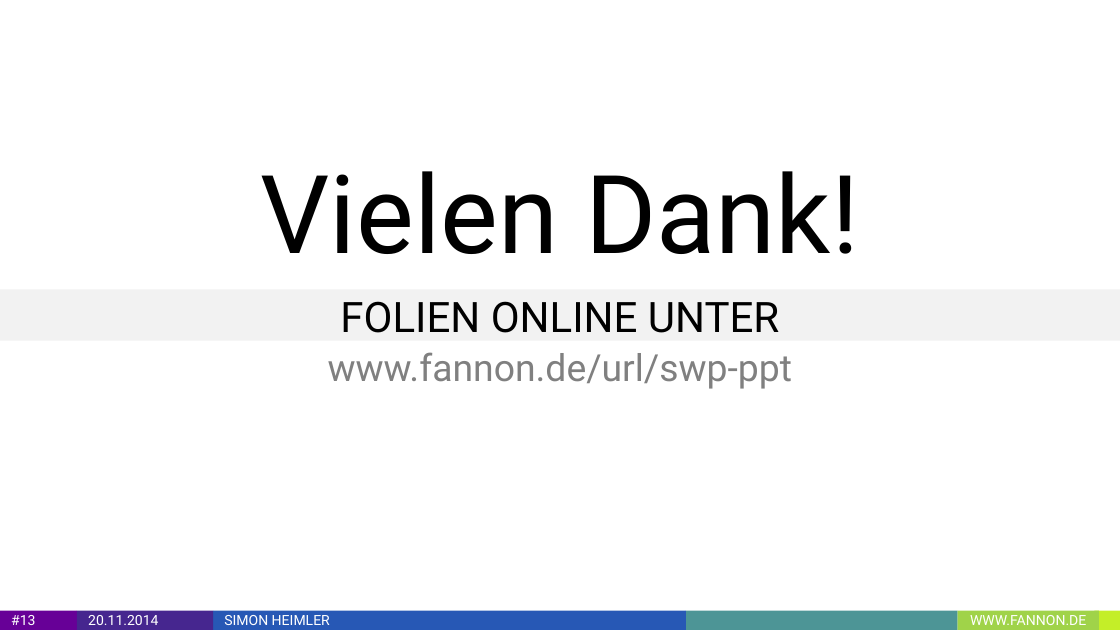
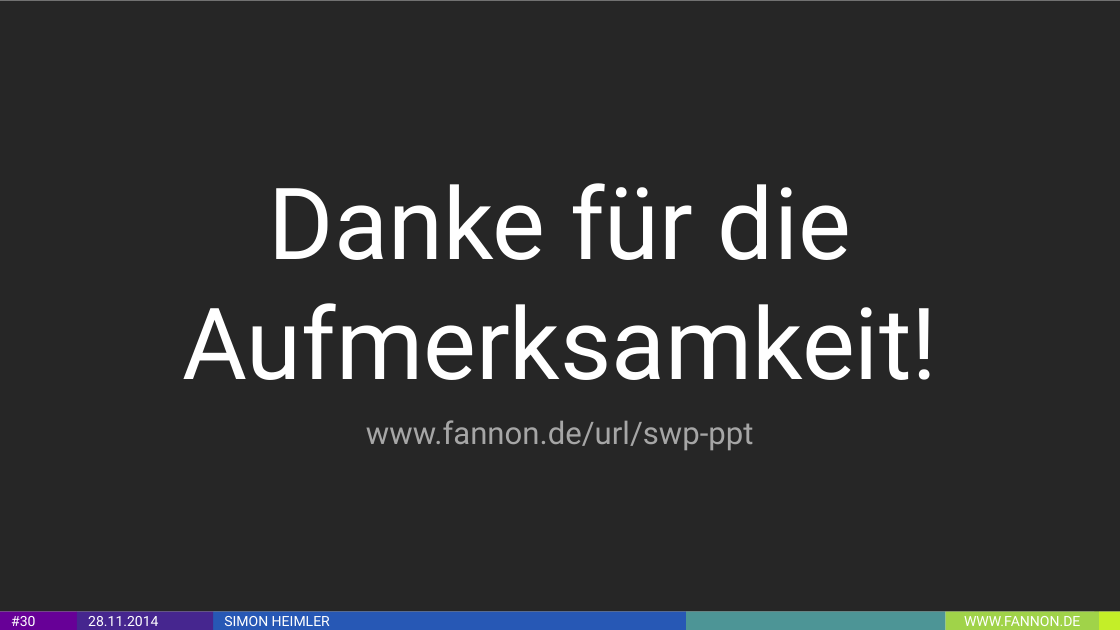
Before and after one commit to Fannon/SemanticWebParadigmen, a slide deck: slide 30 of Semantic Web Paradigmen PPT.pptx (slide 13 before the commit). Drawn at 1120x630 pixels with LibreOffice and Linux fonts; fonts in the diff are those of the drawing. Boxes give left, top, right and bottom in pixels: in the first picture for what was removed or moved away, otherwise in the second. Text is boxed around its words. In the diff, an @@ line names an element or a change of style, - is before the commit and + after.

```diff
--- a/Semantic Web Paradigmen PPT.pptx
+++ b/Semantic Web Paradigmen PPT.pptx
@@ rectangle: place and size @@
-rectangle at [0,289,1120,340]
+rectangle at [0,0,1120,612]
@@ rectangle at [0,0,1120,612]: fill #F2F2F2 to #262626 @@
@@ title at [182,183,937,380]: text changed; size 70 to 64 pt; text colour #000000 to #FFFFFF @@
-Vielen Dank!
+Danke für die Aufmerksamkeit!
@@ text removed at [340,301,779,333] @@
-FOLIEN ONLINE UNTER
@@ text "www.fannon.de/url/swp-ppt": place and size @@
-text "www.fannon.de/url/swp-ppt" at [328,352,792,389]
+text "www.fannon.de/url/swp-ppt" at [366,420,754,451]
@@ text "www.fannon.de/url/swp-ppt" at [366,420,754,451]: size 24 to 20 pt, text colour #808080 to #A6A6A6 @@
@@ page number removed at [0,610,77,629] @@
-#13
@@ page number added at [0,612,77,630], fill #670097, 9 pt, text #FFFFFF @@
+#30
@@ text in rectangle at [88,616,158,626]: text changed @@
-20.11.2014
+28.11.2014
@@ rectangle: place and size @@
-rectangle at [685,610,956,629]
+rectangle at [685,612,945,630]
@@ rectangle "WWW.FANNON.DE": place and size @@
-rectangle "WWW.FANNON.DE" at [958,610,1099,629]
+rectangle "WWW.FANNON.DE" at [945,612,1099,630]
```
Also in this commit, not shown: 8 other slides changed, 21 slides added, 4 slides removed, 2 other files.
